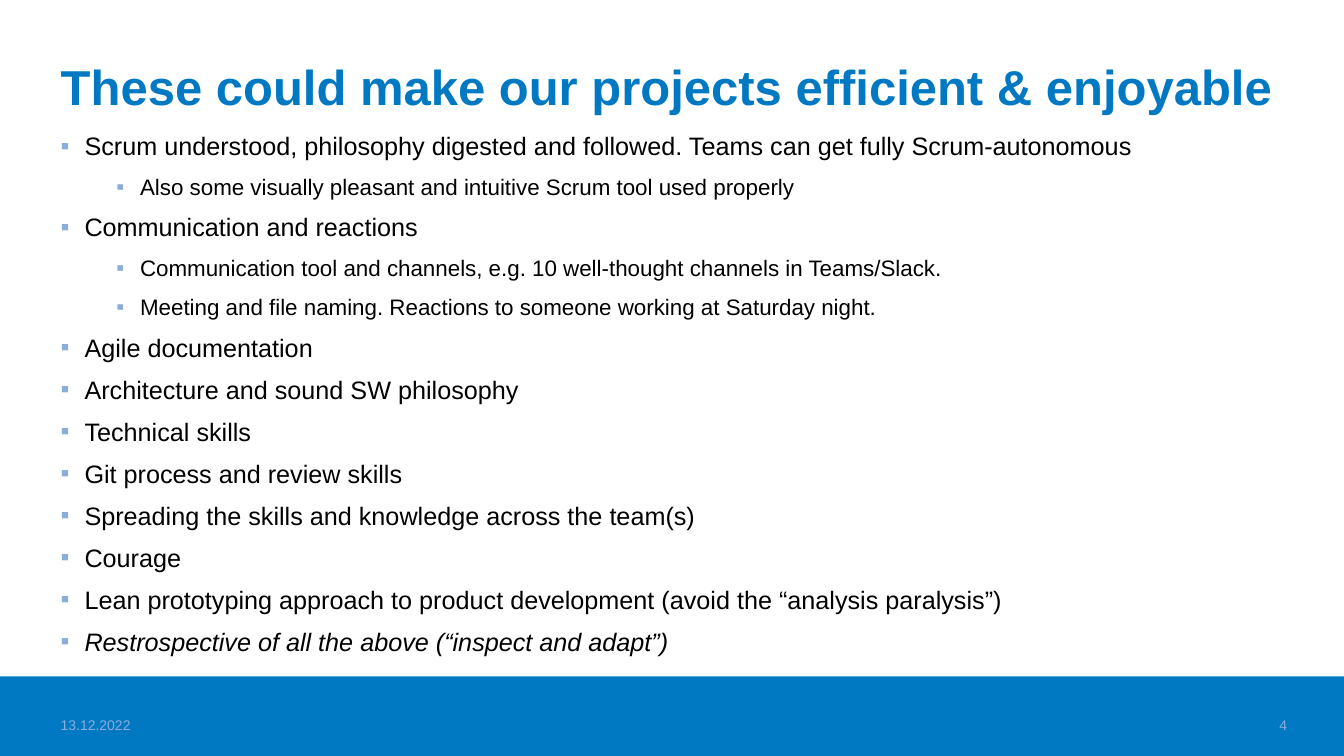
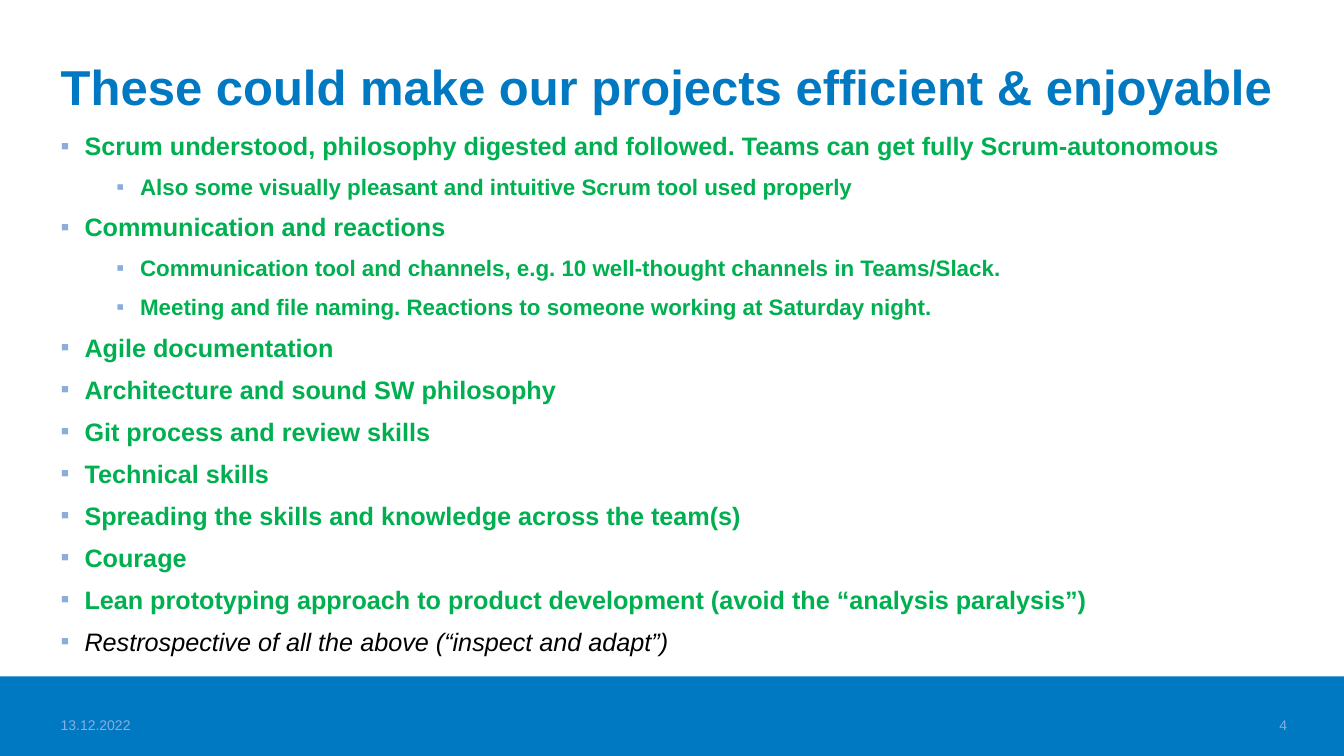
Before and after one commit to haagahelia/ohke-teknologiat, a slide deck: slide 4 of 06_ohjelmistoarkkitehtuurit_ja_patternit/SoftwareProjects_LessonsLearned.pptx. Drawn at 1344x756 pixels with LibreOffice and Linux fonts; fonts in the diff are those of the drawing; background and template pictures are left out. Boxes give left, top, right and bottom in pixels: in the first picture for what was removed or moved away, otherwise in the second. Text is boxed around its words. In the diff, an @@ line names an element or a change of style, - is before the commit and + after.

```diff
--- a/06_ohjelmistoarkkitehtuurit_ja_patternit/SoftwareProjects_LessonsLearned.pptx
+++ b/06_ohjelmistoarkkitehtuurit_ja_patternit/SoftwareProjects_LessonsLearned.pptx
@@ text at (85,136,1219,614): text colour #000000 to #00B050, bold on in "Scrum understood, philosophy digested and followed. Teams ...", "Also some visually pleasant and intuitive Scrum ...", "Communication and reactions", "Communication tool and channels, e.g. 10 well-thought ..." and 7 more places @@
@@ text at (85,422,430,446): paragraph added @@
+▪ Git process and review skills
@@ text at (85,464,403,488): paragraph removed @@
-▪ Git process and review skills
```
Also in this commit, not shown: 2 other slides changed, 1 other file.
